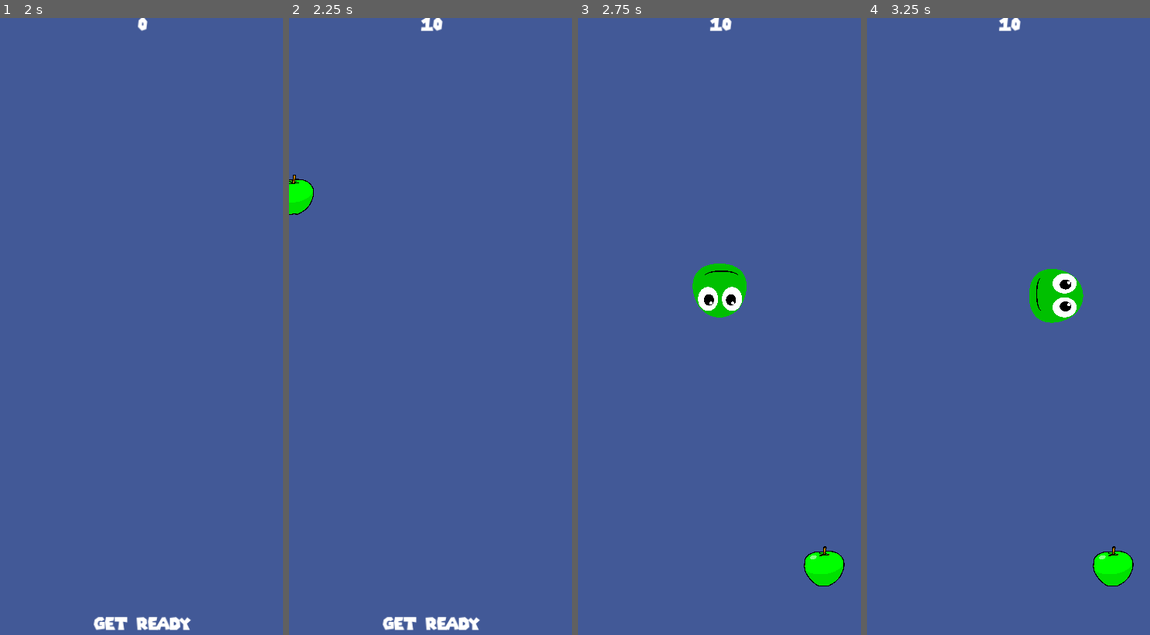
Above: before the commit, frames 1-4 (left to right).
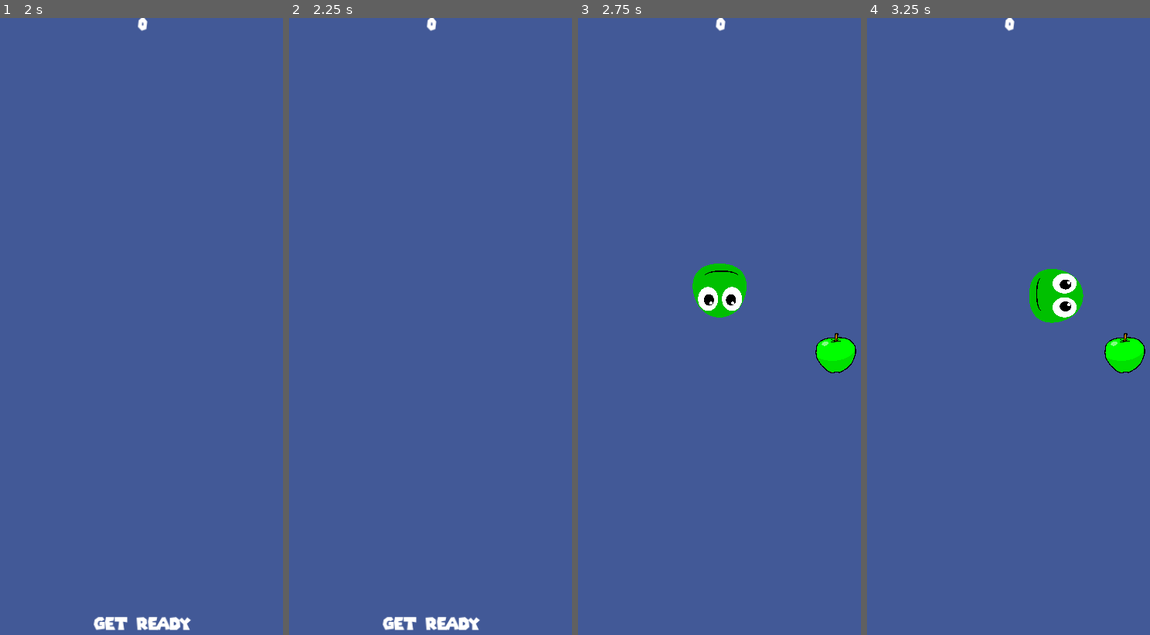
Above: after the commit, the same moments.

Repository: Reckless312/Snake-Godot
Game: Godot game, scene res://main.tscn
Two runs of this game, one before a commit and one after it. Both use one fixed random seed, a clock stepped at 60 frames per second and the inputs below.
Inputs:
- Up to frame 1 (2 s): click "Start" at 0.5 s; tap Enter at 1.25 s; hold Right (right) from 1.28 s (still down)
- Up to frame 2 (2.25 s): tap Space at 2 s; release Right (right) at 2.03 s; hold Down (down) from 2.03 s (still down)
- Up to frame 3 (2.75 s): keep holding Down (down)
- Up to frame 4 (3.25 s): release Down (down) at 2.78 s; hold Right (right) from 2.78 s (still down)

Frame 1 is identical in both runs. In frame 2, 0.6% of the frame differs, in the area x 0-55%, y 0-32%; in frame 3, 1.5%, in the area x 46-99%, y 0-93%; in frame 4, 1.5%.

Commit message:
snake_body is now created (not corectly)

Diff:
--- a/snake/apple.gd
+++ b/snake/apple.gd
@@ -1,4 +1,6 @@
 extends Area2D
+
+signal was_eaten
 
 var rng = RandomNumberGenerator.new()
 var screen_size
@@ -21,3 +23,6 @@
 			break
 	$AnimatedSprite2D.play(colors[randi() % colors.size()])
 	show()
+
+func _on_area_entered(area: Area2D) -> void:
+	was_eaten.emit()
--- a/snake/apple.tscn
+++ b/snake/apple.tscn
@@ -24,8 +24,8 @@
 }]
 
 [sub_resource type="CapsuleShape2D" id="CapsuleShape2D_djyni"]
-radius = 382.565
-height = 781.866
+radius = 154.0
+height = 308.0
 
 [node name="Apple" type="Area2D" groups=["apples"]]
 position = Vector2(13, 0)
@@ -34,11 +34,12 @@
 metadata/_edit_group_ = true
 
 [node name="AnimatedSprite2D" type="AnimatedSprite2D" parent="."]
-scale = Vector2(0.75, 0.75)
+scale = Vector2(0.3, 0.3)
 sprite_frames = SubResource("SpriteFrames_kmpxt")
 animation = &"red"
 
 [node name="CollisionShape2D" type="CollisionShape2D" parent="."]
 shape = SubResource("CapsuleShape2D_djyni")
 
+[connection signal="area_entered" from="." to="." method="_on_area_entered"]
 [connection signal="body_entered" from="." to="." method="_on_body_entered"]
--- a/snake/main.gd
+++ b/snake/main.gd
@@ -1,6 +1,8 @@
 extends Node
 
 var score
+var apples = preload("res://apple.tscn")
+var apple
 
 func _ready() -> void:
 	pass
@@ -15,20 +17,26 @@
 
 	await get_tree().create_timer(2).timeout
 
-	$snake_head.start($StartPosition.position)
+	create_an_apple()
 
-	$Apple.place_randomly()
+	$snake.reset($StartPosition.position)
 
 	$Music.play()
 
-func _on_snake_head_apple_hit() -> void:
+func create_an_apple():
+	apple = apples.instantiate()
+	add_child(apple)
+	apple.place_randomly()
+	apple.connect("was_eaten", self._on_snake_apple_hit)
+
+func _on_snake_apple_hit() -> void:
 	$EatingApple.play()
-	$Apple.hide()
-	$Apple.place_randomly()
+	apple.queue_free()
+	create_an_apple()
+	$snake.create_body()
 	$HUD.update_score(10)
 
 
-func _on_snake_head_game_over() -> void:
+func _on_snake_game_over() -> void:
 	$HUD.show_game_over()
 	$Apple.hide()
-	$snake_head.hide()
--- a/snake/main.tscn
+++ b/snake/main.tscn
@@ -1,8 +1,7 @@
-[gd_scene load_steps=7 format=3 uid="uid://dwr1ggqprofhj"]
+[gd_scene load_steps=6 format=3 uid="uid://dwr1ggqprofhj"]
 
-[ext_resource type="PackedScene" uid="uid://bdtq6svqpbjsd" path="res://snake_head.tscn" id="1_bowog"]
 [ext_resource type="Script" path="res://main.gd" id="1_l243u"]
-[ext_resource type="PackedScene" uid="uid://bjmgsaimka72j" path="res://apple.tscn" id="2_jili2"]
+[ext_resource type="PackedScene" uid="uid://ckqfiifrckqi1" path="res://snake.tscn" id="2_765ce"]
 [ext_resource type="PackedScene" uid="uid://j1mduwm4plgf" path="res://hud.tscn" id="4_12mim"]
 [ext_resource type="AudioStream" uid="uid://c0mirpsrqf756" path="res://assets/music/Roku Snake OST - Main Theme.mp3" id="5_fpnub"]
 [ext_resource type="AudioStream" uid="uid://d305pgaqeg5w2" path="res://assets/music/20279__koops__apple_crunch_16.wav" id="6_y0wmf"]
@@ -18,12 +17,7 @@
 grow_vertical = 2
 color = Color(0.260211, 0.349803, 0.592432, 1)
 
-[node name="snake_head" parent="." instance=ExtResource("1_bowog")]
-position = Vector2(469, 316)
-
-[node name="Apple" parent="." instance=ExtResource("2_jili2")]
-position = Vector2(934, 324)
-scale = Vector2(0.2, 0.2)
+[node name="snake" parent="." instance=ExtResource("2_765ce")]
 
 [node name="StartPosition" type="Marker2D" parent="."]
 position = Vector2(536, 967)
@@ -37,7 +31,5 @@
 [node name="EatingApple" type="AudioStreamPlayer" parent="."]
 stream = ExtResource("6_y0wmf")
 
-[connection signal="apple_hit" from="snake_head" to="." method="_on_snake_head_apple_hit"]
-[connection signal="game_over" from="snake_head" to="." method="_on_snake_head_game_over"]
-[connection signal="area_entered" from="Apple" to="snake_head" method="_on_apple_area_entered"]
+[connection signal="game_over" from="snake" to="." method="_on_snake_game_over"]
 [connection signal="start_game" from="HUD" to="." method="new_game"]
--- /dev/null
+++ b/snake/snake.gd
@@ -0,0 +1,44 @@
+extends Node2D
+
+signal game_over
+
+var screen_size
+var snake_body = preload("res://snake_body.tscn")
+var bodies = []
+
+func _ready() -> void:
+	screen_size = get_viewport_rect().size
+
+func _process(delta: float) -> void:
+	if $snake_head.position.x < 0 or $snake_head.position.x > screen_size.x or $snake_head.position.y < 0 or $snake_head.position.y > screen_size.y:
+		game_over.emit()
+		$snake_head.reset()
+		$snake_head.hide()
+
+	# position += velocity * delta
+	for i in range(bodies.size() - 1, 0, -1):
+		bodies[i].rotation_degrees = bodies[i - 1].rotation_degrees
+	if bodies.size() > 0:
+		bodies[0].rotation_degrees = $snake_head.rotation_degrees
+
+func reset(pos):
+	$snake_head.start(pos)
+
+func get_valid_position(body):
+	if body.rotation_degrees == 0:
+		return Vector2(body.position.x, body.position.y - 40)
+	if body.rotation_degrees == 90:
+		return Vector2(body.position.x - 40, body.position.y)
+	if body.rotation_degrees == 180:
+		return Vector2(body.position.x, body.position.y + 40)
+	else:
+		return Vector2(body.position.x + 40, body.position.y)
+
+func create_body():
+	var body = snake_body.instantiate()
+	add_child(body)
+	if bodies.size() == 0:
+		body.position = get_valid_position($snake_head)
+	else:
+		body.position = get_valid_position(bodies[bodies.size() - 1])
+	bodies.append(body)
--- /dev/null
+++ b/snake/snake.tscn
@@ -0,0 +1,11 @@
+[gd_scene load_steps=3 format=3 uid="uid://ckqfiifrckqi1"]
+
+[ext_resource type="Script" path="res://snake.gd" id="1_jaibu"]
+[ext_resource type="PackedScene" uid="uid://bdtq6svqpbjsd" path="res://snake_head.tscn" id="2_x2ucs"]
+
+[node name="snake" type="Node2D"]
+script = ExtResource("1_jaibu")
+metadata/_edit_group_ = true
+
+[node name="snake_head" parent="." instance=ExtResource("2_x2ucs")]
+position = Vector2(0, 0)
--- /dev/null
+++ b/snake/snake_body.gd
@@ -0,0 +1,8 @@
+extends Area2D
+
+
+func _ready() -> void:
+	pass
+
+func _process(delta: float) -> void:
+	pass
--- /dev/null
+++ b/snake/snake_body.tscn
@@ -0,0 +1,29 @@
+[gd_scene load_steps=5 format=3 uid="uid://bffr1vnookrrj"]
+
+[ext_resource type="Script" path="res://snake_body.gd" id="1_up7kq"]
+[ext_resource type="Texture2D" uid="uid://btwv27ofel86p" path="res://assets/png/snake_green_blob.png" id="2_m2tq7"]
+
+[sub_resource type="SpriteFrames" id="SpriteFrames_0lu3a"]
+animations = [{
+"frames": [{
+"duration": 1.0,
+"texture": ExtResource("2_m2tq7")
+}],
+"loop": true,
+"name": &"default",
+"speed": 5.0
+}]
+
+[sub_resource type="CircleShape2D" id="CircleShape2D_8wbub"]
+radius = 90.1388
+
+[node name="snake_body" type="Area2D"]
+script = ExtResource("1_up7kq")
+metadata/_edit_group_ = true
+
+[node name="AnimatedSprite2D" type="AnimatedSprite2D" parent="."]
+scale = Vector2(0.35, 0.35)
+sprite_frames = SubResource("SpriteFrames_0lu3a")
+
+[node name="CollisionShape2D" type="CollisionShape2D" parent="."]
+shape = SubResource("CircleShape2D_8wbub")
--- a/snake/snake_head.gd
+++ b/snake/snake_head.gd
@@ -1,7 +1,4 @@
 extends Area2D
-
-signal apple_hit
-signal game_over
 
 @export var speed = 400
 var screen_size
@@ -37,10 +34,6 @@
 
 	position += velocity * delta
 
-	if position.x < 0 or position.x > screen_size.x or position.y < 0 or position.y > screen_size.y:
-		game_over.emit()
-		reset()
-
 func reset():
 	position = Vector2.ZERO
 	velocity = Vector2.ZERO
@@ -51,7 +44,3 @@
 	velocity.y -= 1
 	show()
 	$CollisionShape2D.disabled = false
-
-
-func _on_apple_area_entered(area: Area2D) -> void:
-	apple_hit.emit()
